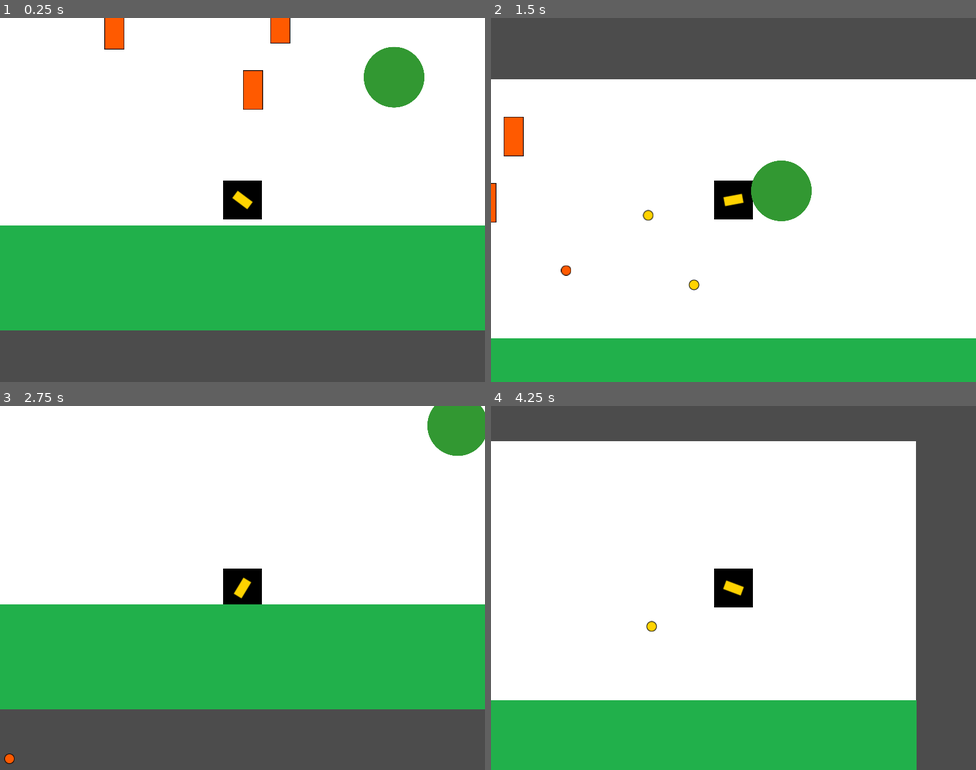
Above: before the commit, frames 1-4 (two rows, left to right).
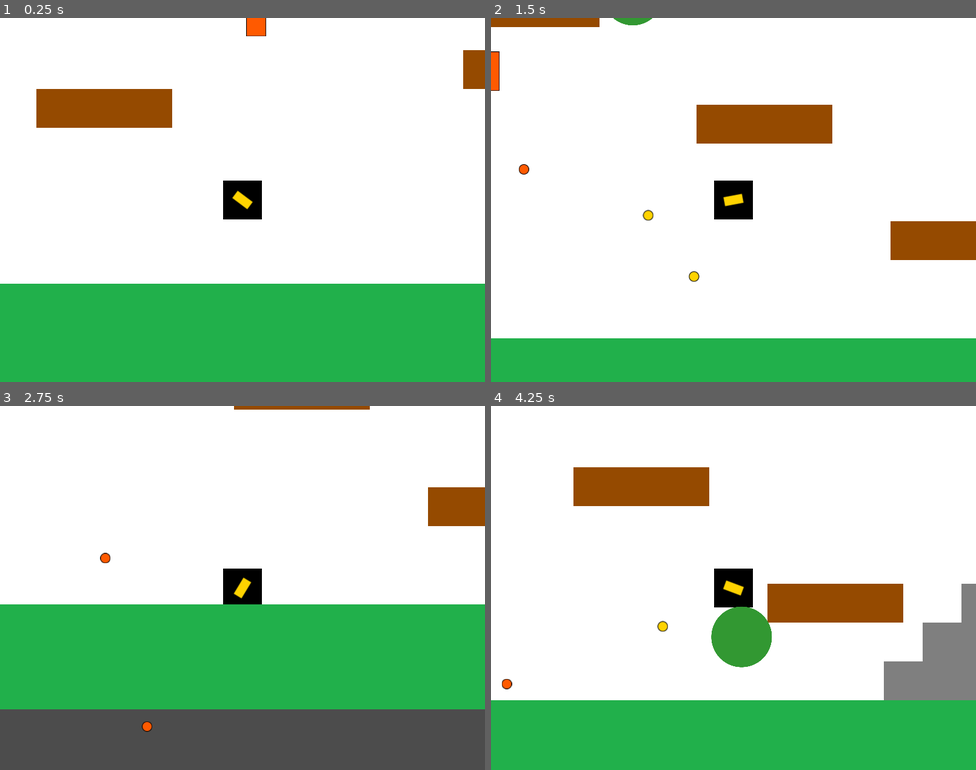
Above: after the commit, the same moments.

Repository: JonMaia/IntroDevVideojuegos
Game: Godot game, scene res://Main.tscn
Two runs of this game, one before a commit and one after it. Both use one fixed random seed, a clock stepped at 60 frames per second and the inputs below.
Inputs (mouse positions are in pixels of both pictures, inside the frame that each line leads up to):
- Up to frame 1 (0.25 s): no input
- Up to frame 2 (1.5 s): move the mouse to (840, 181) at 0.52 s; hold D (move_right) from 0.53 s (still down); click (840, 181) at 0.6 s; tap W (jump) at 0.77 s; move the mouse to (636, 218) at 1.27 s; click (636, 218) at 1.35 s
- Up to frame 3 (2.75 s): tap W (jump) at 1.52 s; move the mouse to (291, 507) at 2.02 s; release D (move_right) at 2.03 s; hold A (move_left) from 2.03 s (still down); click (291, 507) at 2.1 s
- Up to frame 4 (4.25 s): move the mouse to (709, 660) at 2.77 s; release A (move_left) at 2.78 s; hold D (move_right) from 2.78 s (still down); click (709, 660) at 2.85 s; tap W (jump) at 3.02, 3.77 s; move the mouse to (879, 642) at 3.52 s; click (879, 642) at 3.6 s

The runs differ from the first frame. In frame 1, 37% of the frame differs, in the area x 0-100%, y 0-100%; in frame 2, 24%; in frame 3, 3.1%; in frame 4, 29%.

Commit message:
#12-Se agrega mas plataformas, meta y funcionalidades extras

Diff:
--- a/clase4/Main.tscn
+++ b/clase4/Main.tscn
@@ -6,7 +6,62 @@
 [ext_resource path="res://entities/enemies/Turret.tscn" type="PackedScene" id=4]
 [ext_resource path="res://entities/enemies/TurretsSpawner.gd" type="Script" id=5]
 [ext_resource path="res://entities/environments/Floor.tscn" type="PackedScene" id=6]
-[ext_resource path="res://entities/Ball.tscn" type="PackedScene" id=7]
+[ext_resource path="res://entities/environments/Ball.tscn" type="PackedScene" id=7]
+[ext_resource path="res://assets/textures/gray_square.png" type="Texture" id=8]
+[ext_resource path="res://assets/textures/brown_square.png" type="Texture" id=9]
+[ext_resource path="res://entities/environments/Star.tscn" type="PackedScene" id=10]
+
+[sub_resource type="ConvexPolygonShape2D" id=4]
+points = PoolVector2Array( 224, 0, 0, 0, 0, 64, 224, 64 )
+
+[sub_resource type="TileSet" id=2]
+0/name = "brown_square.png 0"
+0/texture = ExtResource( 9 )
+0/tex_offset = Vector2( 0, 0 )
+0/modulate = Color( 1, 1, 1, 1 )
+0/region = Rect2( 0, 0, 224, 64 )
+0/tile_mode = 0
+0/occluder_offset = Vector2( 0, 0 )
+0/navigation_offset = Vector2( 0, 0 )
+0/shape_offset = Vector2( 0, 0 )
+0/shape_transform = Transform2D( 1, 0, 0, 1, 0, 0 )
+0/shape = SubResource( 4 )
+0/shape_one_way = false
+0/shape_one_way_margin = 1.0
+0/shapes = [ {
+"autotile_coord": Vector2( 0, 0 ),
+"one_way": false,
+"one_way_margin": 1.0,
+"shape": SubResource( 4 ),
+"shape_transform": Transform2D( 1, 0, 0, 1, 0, 0 )
+} ]
+0/z_index = 0
+
+[sub_resource type="ConvexPolygonShape2D" id=5]
+points = PoolVector2Array( 0, 0, 64, 0, 64, 64, 0, 64 )
+
+[sub_resource type="TileSet" id=3]
+0/name = "gray_square.png 0"
+0/texture = ExtResource( 8 )
+0/tex_offset = Vector2( 0, 0 )
+0/modulate = Color( 1, 1, 1, 1 )
+0/region = Rect2( 0, 0, 64, 64 )
+0/tile_mode = 0
+0/occluder_offset = Vector2( 0, 0 )
+0/navigation_offset = Vector2( 0, 0 )
+0/shape_offset = Vector2( 0, 0 )
+0/shape_transform = Transform2D( 1, 0, 0, 1, 0, 0 )
+0/shape = SubResource( 5 )
+0/shape_one_way = false
+0/shape_one_way_margin = 1.0
+0/shapes = [ {
+"autotile_coord": Vector2( 0, 0 ),
+"one_way": false,
+"one_way_margin": 1.0,
+"shape": SubResource( 5 ),
+"shape_transform": Transform2D( 1, 0, 0, 1, 0, 0 )
+} ]
+0/z_index = 0
 
 [sub_resource type="LineShape2D" id=1]
 
@@ -16,24 +71,38 @@
 [node name="Background" type="TextureRect" parent="."]
 anchor_right = 1.0
 anchor_bottom = 1.0
-margin_right = 1310.0
+margin_right = 2200.0
+margin_bottom = 400.0
 texture = ExtResource( 2 )
 expand = true
 __meta__ = {
 "_edit_use_anchors_": false
 }
 
+[node name="Platforms" type="TileMap" parent="."]
+tile_set = SubResource( 2 )
+show_collision = true
+collision_layer = 3
+collision_mask = 3
+format = 1
+tile_data = PoolIntArray( 262150, 0, 0, 458764, 0, 0, 524289, 0, 0, 655377, 0, 0 )
+
+[node name="Blocks" type="TileMap" parent="."]
+tile_set = SubResource( 3 )
+format = 1
+tile_data = PoolIntArray( 458776, 0, 0, 524312, 0, 0, 589847, 0, 0, 589848, 0, 0, 589851, 0, 0, 655382, 0, 0, 655383, 0, 0, 655384, 0, 0, 720917, 0, 0, 720918, 0, 0, 720919, 0, 0, 720920, 0, 0, 786452, 0, 0, 786453, 0, 0, 786454, 0, 0, 786455, 0, 0, 786456, 0, 0, 851990, 0, 0 )
+
 [node name="Player" parent="." instance=ExtResource( 1 )]
-position = Vector2( 409.227, 365.068 )
-
-[node name="Floor" parent="." instance=ExtResource( 6 )]
+position = Vector2( 403.888, 674.751 )
+collision_layer = 3
+collision_mask = 3
 
 [node name="TurretsSpawner" type="Node" parent="."]
 script = ExtResource( 5 )
 turret_scene = ExtResource( 4 )
 
 [node name="Area2D" type="Area2D" parent="."]
-position = Vector2( 1056, 514 )
+position = Vector2( 1056, 919.791 )
 
 [node name="CollisionShape2D" type="CollisionShape2D" parent="Area2D"]
 position = Vector2( 0, 0.594604 )
@@ -41,9 +110,15 @@
 shape = SubResource( 1 )
 
 [node name="Respawn" type="Position2D" parent="."]
-position = Vector2( 225.36, 359.904 )
+position = Vector2( 390.88, 677.596 )
 
 [node name="Ball" parent="." instance=ExtResource( 7 )]
-position = Vector2( 659.255, 179.797 )
+position = Vector2( 653.916, 179.797 )
+
+[node name="Star" parent="." instance=ExtResource( 10 )]
+position = Vector2( 1982.93, 342.744 )
+
+[node name="Floor" parent="." instance=ExtResource( 6 )]
+position = Vector2( 1055, 919.291 )
 
 [connection signal="body_entered" from="Area2D" to="." method="_on_Area2D_body_entered"]
--- a/clase4/entities/enemies/TurretProjectile.gd
+++ b/clase4/entities/enemies/TurretProjectile.gd
@@ -1,5 +1,7 @@
 extends "res://entities/Projectile.gd"
 
 func _on_Projectile_body_entered(body: Node) -> void:
+	if body.is_class("TileMap") or body.is_class("RigidBody2D"):
+		self._remove()
 	if  body.has_method("notify_hit"):
 		body.notify_hit()
--- /dev/null
+++ b/clase4/entities/environments/Star.gd
@@ -0,0 +1,5 @@
+extends Area2D
+
+func _on_Star_body_entered(body: Node) -> void:
+	if body.has_method("win"):
+		body.win()
--- /dev/null
+++ b/clase4/entities/environments/Star.tscn
@@ -0,0 +1,196 @@
+[gd_scene load_steps=46 format=2]
+
+[ext_resource path="res://assets/textures/Star.png" type="Texture" id=1]
+[ext_resource path="res://entities/environments/Star.gd" type="Script" id=2]
+
+[sub_resource type="AtlasTexture" id=1]
+atlas = ExtResource( 1 )
+region = Rect2( 0, 0, 480, 477 )
+
+[sub_resource type="AtlasTexture" id=2]
+atlas = ExtResource( 1 )
+region = Rect2( 480, 0, 480, 477 )
+
+[sub_resource type="AtlasTexture" id=3]
+atlas = ExtResource( 1 )
+region = Rect2( 960, 0, 480, 477 )
+
+[sub_resource type="AtlasTexture" id=4]
+atlas = ExtResource( 1 )
+region = Rect2( 1440, 0, 480, 477 )
+
+[sub_resource type="AtlasTexture" id=5]
+atlas = ExtResource( 1 )
+region = Rect2( 1920, 0, 480, 477 )
+
+[sub_resource type="AtlasTexture" id=6]
+atlas = ExtResource( 1 )
+region = Rect2( 0, 477, 480, 477 )
+
+[sub_resource type="AtlasTexture" id=7]
+atlas = ExtResource( 1 )
+region = Rect2( 480, 477, 480, 477 )
+
+[sub_resource type="AtlasTexture" id=8]
+atlas = ExtResource( 1 )
+region = Rect2( 960, 477, 480, 477 )
+
+[sub_resource type="AtlasTexture" id=9]
+atlas = ExtResource( 1 )
+region = Rect2( 1440, 477, 480, 477 )
+
+[sub_resource type="AtlasTexture" id=10]
+atlas = ExtResource( 1 )
+region = Rect2( 1920, 477, 480, 477 )
+
+[sub_resource type="AtlasTexture" id=11]
+atlas = ExtResource( 1 )
+region = Rect2( 0, 954, 480, 477 )
+
+[sub_resource type="AtlasTexture" id=12]
+atlas = ExtResource( 1 )
+region = Rect2( 480, 954, 480, 477 )
+
+[sub_resource type="AtlasTexture" id=13]
+atlas = ExtResource( 1 )
+region = Rect2( 960, 954, 480, 477 )
+
+[sub_resource type="AtlasTexture" id=14]
+atlas = ExtResource( 1 )
+region = Rect2( 1440, 954, 480, 477 )
+
+[sub_resource type="AtlasTexture" id=15]
+atlas = ExtResource( 1 )
+region = Rect2( 1920, 954, 480, 477 )
+
+[sub_resource type="AtlasTexture" id=16]
+atlas = ExtResource( 1 )
+region = Rect2( 0, 1431, 480, 477 )
+
+[sub_resource type="AtlasTexture" id=17]
+atlas = ExtResource( 1 )
+region = Rect2( 480, 1431, 480, 477 )
+
+[sub_resource type="AtlasTexture" id=18]
+atlas = ExtResource( 1 )
+region = Rect2( 960, 1431, 480, 477 )
+
+[sub_resource type="AtlasTexture" id=19]
+atlas = ExtResource( 1 )
+region = Rect2( 1440, 1431, 480, 477 )
+
+[sub_resource type="AtlasTexture" id=20]
+atlas = ExtResource( 1 )
+region = Rect2( 1920, 1431, 480, 477 )
+
+[sub_resource type="AtlasTexture" id=21]
+atlas = ExtResource( 1 )
+region = Rect2( 0, 1908, 480, 477 )
+
+[sub_resource type="AtlasTexture" id=22]
+atlas = ExtResource( 1 )
+region = Rect2( 480, 1908, 480, 477 )
+
+[sub_resource type="AtlasTexture" id=23]
+atlas = ExtResource( 1 )
+region = Rect2( 960, 1908, 480, 477 )
+
+[sub_resource type="AtlasTexture" id=24]
+atlas = ExtResource( 1 )
+region = Rect2( 1440, 1908, 480, 477 )
+
+[sub_resource type="AtlasTexture" id=25]
+atlas = ExtResource( 1 )
+region = Rect2( 1920, 1908, 480, 477 )
+
+[sub_resource type="AtlasTexture" id=26]
+atlas = ExtResource( 1 )
+region = Rect2( 0, 2385, 480, 477 )
+
+[sub_resource type="AtlasTexture" id=27]
+atlas = ExtResource( 1 )
+region = Rect2( 480, 2385, 480, 477 )
+
+[sub_resource type="AtlasTexture" id=28]
+atlas = ExtResource( 1 )
+region = Rect2( 960, 2385, 480, 477 )
+
+[sub_resource type="AtlasTexture" id=29]
+atlas = ExtResource( 1 )
+region = Rect2( 1440, 2385, 480, 477 )
+
+[sub_resource type="AtlasTexture" id=30]
+atlas = ExtResource( 1 )
+region = Rect2( 1920, 2385, 480, 477 )
+
+[sub_resource type="AtlasTexture" id=31]
+atlas = ExtResource( 1 )
+region = Rect2( 0, 2862, 480, 477 )
+
+[sub_resource type="AtlasTexture" id=32]
+atlas = ExtResource( 1 )
+region = Rect2( 480, 2862, 480, 477 )
+
+[sub_resource type="AtlasTexture" id=33]
+atlas = ExtResource( 1 )
+region = Rect2( 960, 2862, 480, 477 )
+
+[sub_resource type="AtlasTexture" id=34]
+atlas = ExtResource( 1 )
+region = Rect2( 1440, 2862, 480, 477 )
+
+[sub_resource type="AtlasTexture" id=35]
+atlas = ExtResource( 1 )
+region = Rect2( 1920, 2862, 480, 477 )
+
+[sub_resource type="AtlasTexture" id=36]
+atlas = ExtResource( 1 )
+region = Rect2( 0, 3339, 480, 477 )
+
+[sub_resource type="AtlasTexture" id=37]
+atlas = ExtResource( 1 )
+region = Rect2( 480, 3339, 480, 477 )
+
+[sub_resource type="AtlasTexture" id=38]
+atlas = ExtResource( 1 )
+region = Rect2( 960, 3339, 480, 477 )
+
+[sub_resource type="AtlasTexture" id=39]
+atlas = ExtResource( 1 )
+region = Rect2( 1440, 3339, 480, 477 )
+
+[sub_resource type="AtlasTexture" id=40]
+atlas = ExtResource( 1 )
+region = Rect2( 1920, 3339, 480, 477 )
+
+[sub_resource type="AtlasTexture" id=41]
+atlas = ExtResource( 1 )
+region = Rect2( 0, 3816, 480, 477 )
+
+[sub_resource type="SpriteFrames" id=42]
+animations = [ {
+"frames": [ SubResource( 1 ), SubResource( 2 ), SubResource( 3 ), SubResource( 4 ), SubResource( 5 ), SubResource( 6 ), SubResource( 7 ), SubResource( 8 ), SubResource( 9 ), SubResource( 10 ), SubResource( 11 ), SubResource( 12 ), SubResource( 13 ), SubResource( 14 ), SubResource( 15 ), SubResource( 16 ), SubResource( 17 ), SubResource( 18 ), SubResource( 19 ), SubResource( 20 ), SubResource( 21 ), SubResource( 22 ), SubResource( 23 ), SubResource( 24 ), SubResource( 25 ), SubResource( 26 ), SubResource( 27 ), SubResource( 28 ), SubResource( 29 ), SubResource( 30 ), SubResource( 31 ), SubResource( 32 ), SubResource( 33 ), SubResource( 34 ), SubResource( 35 ), SubResource( 36 ), SubResource( 37 ), SubResource( 38 ), SubResource( 39 ), SubResource( 40 ), SubResource( 41 ) ],
+"loop": true,
+"name": "Rotate",
+"speed": 5.0
+} ]
+
+[sub_resource type="CapsuleShape2D" id=43]
+radius = 825.0
+height = 300.0
+
+[node name="Star" type="Area2D"]
+scale = Vector2( 0.2, 0.2 )
+script = ExtResource( 2 )
+
+[node name="Sprite" type="AnimatedSprite" parent="."]
+frames = SubResource( 42 )
+animation = "Rotate"
+frame = 29
+playing = true
+
+[node name="CollisionShape2D" type="CollisionShape2D" parent="."]
+scale = Vector2( 0.2, 0.2 )
+shape = SubResource( 43 )
+
+[connection signal="body_entered" from="." to="." method="_on_Star_body_entered"]
--- a/clase4/entities/player/Player.gd
+++ b/clase4/entities/player/Player.gd
@@ -50,3 +50,7 @@
 			projectile_container = get_parent()
 			cannon.projectile_container = projectile_container
 		cannon.fire()
+
+func win():
+	print("You Win!")
+	self.position = player_respawn.position
--- a/clase4/entities/player/PlayerProjectile.tscn
+++ b/clase4/entities/player/PlayerProjectile.tscn
@@ -2,19 +2,16 @@
 
 [ext_resource path="res://entities/Projectile.tscn" type="PackedScene" id=1]
 [ext_resource path="res://assets/textures/proyectile_player.png" type="Texture" id=2]
+[ext_resource path="res://entities/player/PlayerProjectile.gd" type="Script" id=3]
 
-[sub_resource type="GDScript" id=2]
-script/source = "extends \"res://entities/Projectile.gd\"
-"
-
-[sub_resource type="CircleShape2D" id=1]
+[sub_resource type="CircleShape2D" id=3]
 radius = 7.55831
 
 [node name="PlayerProjectile" instance=ExtResource( 1 )]
-script = SubResource( 2 )
+script = ExtResource( 3 )
 
 [node name="Sprite" parent="." index="0"]
 texture = ExtResource( 2 )
 
 [node name="CollisionShape2D" parent="." index="2"]
-shape = SubResource( 1 )
+shape = SubResource( 3 )
Not shown: 1 places in clase4/Main.tscn that only renumber resources
Renamed: clase4/entities/Ball.tscn -> clase4/entities/environments/Ball.tscn
